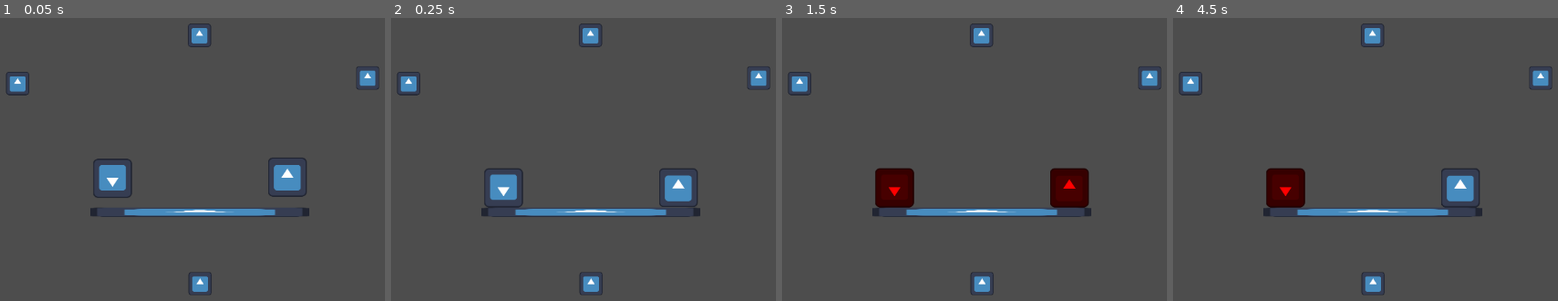
Above: before the commit, frames 1-4 (left to right).
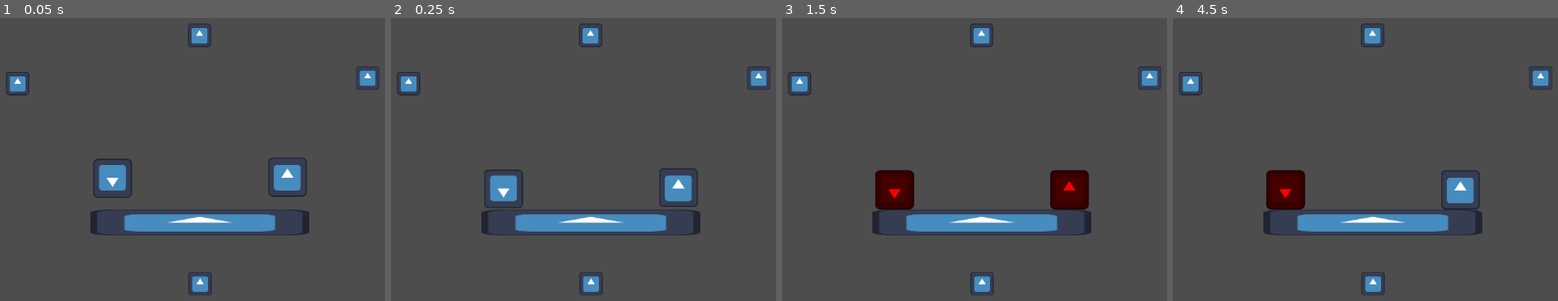
Above: after the commit, the same moments.

Repository: WellHiIGuess/Fight-Game
Game: Godot game, scene res://test.tscn
The game is run twice, just before and just after one commit, with the same random seed, the same clock (stepped at 60 frames per second) and the same inputs. The engine's default icon, where the game draws it, is replaced by a stand-in: a white triangle on a blue panel in a dark square.
Inputs:
- Up to frame 1 (0.05 s): no input
- Up to frame 2 (0.25 s): no input
- Up to frame 3 (1.5 s): tap Enter at 1.25 s
- Up to frame 4 (4.5 s): tap Space at 2, 4.25 s; tap Enter at 3.5 s

The runs differ from the first frame. In frame 1, 3.5% of the frame differs, in the area x 23-81%, y 67-77%; in frame 2, 3.8%; in frame 3, 4.0%; in frame 4, 4.0%, in the area x 23-81%, y 52-77%.

Commit message:
Made dashing better and also added Stun Shot

Diff:
--- a/HitArea.gd
+++ b/HitArea.gd
@@ -15,8 +15,8 @@
 # Called every frame. 'delta' is the elapsed time since the previous frame.
 func _process(delta):
 	if player.dashing && body_in_area != null && player.time_mult == 1.0:
-		body_in_area.hit_velocity = FORCE * player.direction.normalized()
-		player.hit_velocity = (FORCE / 2.0) * -player.direction.normalized()
+		body_in_area.hit_velocity += FORCE * player.get_distance(player, body_in_area).normalized()
+		player.hit_velocity = (FORCE / 2.0) * -player.get_distance(player, body_in_area).normalized()
 		player.dashing = false
 		body_in_area.dash_stun = body_in_area.DASH_STUN
 
--- a/Player.gd
+++ b/Player.gd
@@ -35,3 +35,6 @@
 @export var special: Special = Special.None
 @export var perk: Perk = Perk.None
 @export var player_num: String
+
+func get_distance(player1: Player, player2: Player) -> Vector2:
+	return (player2.global_position) - (player1.global_position)
--- a/PlayerBody.gd
+++ b/PlayerBody.gd
@@ -21,9 +21,9 @@
 const DASH_BUFFER = 0.2
 
 # Special constants
-const PARRY_BUFFER = 1.0
+const PARRY_BUFFER = 0.15
 const PARRY_FORCE = 1400.0
-const PARRY_COOLDOWN = 2.0
+const PARRY_COOLDOWN = 1.0
 
 const TIME_STOP_BUFFER = 1.0
 const SLOWED_TIME_MULT = 0.25
@@ -41,6 +41,7 @@
 
 var hit_velocity: Vector2
 
+@export var stun_shot_parent: HitArea
 @export var sprite: Sprite2D
 @export var collider: CollisionShape2D
 @export var spawn_point: Node2D
@@ -275,8 +276,18 @@
 			Special.TimeSlow:
 				if time_stop_buffer <= 0.0 && time_stop_cooldown <= 0.0:
 					time_stop_buffer = TIME_STOP_BUFFER
-
-
+			Special.StunShot:
+				var new_shot = stun_shot_parent.duplicate()
+				new_shot.visible = true
+				new_shot.player = self
+				new_shot.position = position + get_parent().position
+
+				if get_distance(self, other_player).x > 0:
+					new_shot.direction = Vector2(1, 0)
+				else:
+					new_shot.direction = Vector2(-1, 0)
+
+				get_parent().get_parent().add_child(new_shot)
 
 	if dashing:
 		dash_time -= delta
--- /dev/null
+++ b/StunShotArea.gd
@@ -0,0 +1,36 @@
+class_name StunShotArea
+extends HitArea
+
+const STUN_SHOT_SPEED = 200.0
+
+var direction = Vector2.ZERO
+var enabled = false
+
+# Called when the node enters the scene tree for the first time.
+func _ready():
+	pass # Replace with function body.
+
+
+# Called every frame. 'delta' is the elapsed time since the previous frame.
+func _process(delta):
+	if visible && body_in_area != null && player.time_mult == 1.0:
+		body_in_area.hit_velocity += FORCE * direction
+		body_in_area.dash_stun = body_in_area.DASH_STUN
+		free()
+
+	pass
+
+func _physics_process(delta):
+	if visible:
+		position += STUN_SHOT_SPEED * direction * delta
+
+func _on_body_entered(body):
+	if body is Player && body != player:
+		body_in_area = body
+	pass # Replace with function body.
+
+
+func _on_body_exited(body):
+	if body is Player:
+		body_in_area = null
+	pass # Replace with function body.
--- a/project.godot
+++ b/project.godot
@@ -46,7 +46,7 @@
 }
 Special1={
 "deadzone": 0.5,
-"events": [Object(InputEventKey,"resource_local_to_scene":fa …(146 unchanged characters)… se,"keycode":0,"physical_keycode":4194328,"key_label":0,"unicode":0,"location":0,"echo":false,"script":null)
+"events": [Object(InputEventKey,"resource_local_to_scene":fa …(146 unchanged characters)… se,"keycode":0,"physical_keycode":4194327,"key_label":0,"unicode":0,"location":0,"echo":false,"script":null)
 , Object(InputEventJoypadButton,"resource_local_to_scene":false,"resource_name":"","device":0,"button_index":1,"pressure":0.0,"pressed":false,"script":null)
 ]
 }
--- a/test.tscn
+++ b/test.tscn
@@ -1,14 +1,19 @@
-[gd_scene load_steps=12 format=3 uid="uid://ektk85wbl6yu"]
+[gd_scene load_steps=15 format=3 uid="uid://ektk85wbl6yu"]
 
 [ext_resource type="Texture2D" uid="uid://b74ynluxn0x3l" path="res://icon.svg" id="1_15a8f"]
 [ext_resource type="Script" uid="uid://iphvbxg0swwv" path="res://camera.gd" id="1_g14j6"]
 [ext_resource type="PackedScene" uid="uid://wa3jj7dmxfhq" path="res://player.tscn" id="1_m58qc"]
 [ext_resource type="Shader" uid="uid://b1gafd5gwfmis" path="res://shaders/NormalMode.gdshader" id="1_ykrsh"]
 [ext_resource type="Script" uid="uid://cgc2v4ihjjwxa" path="res://DashArea.gd" id="3_776kd"]
+[ext_resource type="Script" uid="uid://3spa4e8ilr5h" path="res://StunShotArea.gd" id="3_ehkex"]
 [ext_resource type="Script" uid="uid://cedvaaukrbffw" path="res://RespawnArea.gd" id="4_vkchw"]
+[ext_resource type="Texture2D" uid="uid://ge8biqlqni5t" path="res://Sprite-0001.png" id="4_xersf"]
 
 [sub_resource type="ShaderMaterial" id="ShaderMaterial_g14j6"]
 shader = ExtResource("1_ykrsh")
+
+[sub_resource type="CircleShape2D" id="CircleShape2D_00tp4"]
+radius = 21.095
 
 [sub_resource type="CircleShape2D" id="CircleShape2D_kv44b"]
 radius = 64.0
@@ -38,15 +43,30 @@
 offset_right = 1325.0
 offset_bottom = 858.0
 
+[node name="StunShotParent" type="Area2D" parent="."]
+visible = false
+script = ExtResource("3_ehkex")
+FORCE = 400.0
+
+[node name="CollisionShape2D" type="CollisionShape2D" parent="StunShotParent"]
+shape = SubResource("CircleShape2D_00tp4")
+
+[node name="Sprite2D" type="Sprite2D" parent="StunShotParent/CollisionShape2D"]
+texture_filter = 1
+scale = Vector2(1.21, 1.21)
+texture = ExtResource("4_xersf")
+
 [node name="Player" parent="." instance=ExtResource("1_m58qc")]
 position = Vector2(-287, 0)
 
-[node name="CharacterBody2D" parent="Player" index="1" node_paths=PackedStringArray("camera", "other_player")]
+[node name="CharacterBody2D" parent="Player" index="1" node_paths=PackedStringArray("stun_shot_parent", "camera", "other_player")]
 collision_layer = 5
 collision_mask = 5
+stun_shot_parent = NodePath("../../StunShotParent")
 camera = NodePath("../../Camera2D")
 other_player = NodePath("../../Player2/CharacterBody2D")
-special = 3
+special = 4
+perk = 6
 player_num = "2"
 
 [node name="Sprite2D" parent="Player/CharacterBody2D" index="0"]
@@ -55,21 +75,25 @@
 [node name="Player2" parent="." instance=ExtResource("1_m58qc")]
 position = Vector2(288, -4)
 
-[node name="CharacterBody2D" parent="Player2" index="1" node_paths=PackedStringArray("camera", "other_player")]
+[node name="CharacterBody2D" parent="Player2" index="1" node_paths=PackedStringArray("stun_shot_parent", "camera", "other_player")]
 collision_layer = 9
 collision_mask = 9
+stun_shot_parent = NodePath("../../StunShotParent")
 camera = NodePath("../../Camera2D")
 other_player = NodePath("../../Player/CharacterBody2D")
-special = 2
+special = 4
 player_num = "1"
 
 [node name="CollisionShape2D" parent="Player2/CharacterBody2D" index="1"]
 shape = SubResource("CircleShape2D_kv44b")
 
 [node name="Platform" type="Node2D" parent="."]
-position = Vector2(0, 113)
+position = Vector2(0, 147)
+scale = Vector2(1, 2.7)
 
 [node name="StaticBody2D" type="StaticBody2D" parent="Platform"]
+collision_layer = 3
+collision_mask = 3
 
 [node name="CollisionShape2D" type="CollisionShape2D" parent="Platform/StaticBody2D"]
 position = Vector2(0, -0.5)
@@ -86,6 +110,8 @@
 scale = Vector2(1.89, 1.89)
 
 [node name="StaticBody2D" type="StaticBody2D" parent="Platform2"]
+collision_layer = 3
+collision_mask = 3
 
 [node name="CollisionShape2D" type="CollisionShape2D" parent="Platform2/StaticBody2D"]
 position = Vector2(0, -0.5)
@@ -97,6 +123,8 @@
 scale = Vector2(1.89, 1.89)
 
 [node name="StaticBody2D" type="StaticBody2D" parent="Platform3"]
+collision_layer = 3
+collision_mask = 3
 
 [node name="CollisionShape2D" type="CollisionShape2D" parent="Platform3/StaticBody2D"]
 position = Vector2(0, -0.5)
@@ -107,6 +135,8 @@
 scale = Vector2(3.38, 1.89)
 
 [node name="StaticBody2D" type="StaticBody2D" parent="Platform4"]
+collision_layer = 3
+collision_mask = 3
 
 [node name="CollisionShape2D" type="CollisionShape2D" parent="Platform4/StaticBody2D"]
 position = Vector2(0, -0.5)
@@ -168,6 +198,8 @@
 position = Vector2(7, 54)
 shape = SubResource("RectangleShape2D_x8u7h")
 
+[connection signal="body_entered" from="StunShotParent" to="StunShotParent" method="_on_body_entered"]
+[connection signal="body_exited" from="StunShotParent" to="StunShotParent" method="_on_body_exited"]
 [connection signal="body_entered" from="DashArea1" to="DashArea1" method="_on_body_entered"]
 [connection signal="body_exited" from="DashArea1" to="DashArea1" method="_on_body_exited"]
 [connection signal="body_entered" from="DashArea2" to="DashArea2" method="_on_body_entered"]
Binary file added: Sprite-0001.aseprite
Binary file added: Sprite-0001.png
Not shown, added: Sprite-0001.png.import
Not shown, added: StunShotArea.gd.uid
